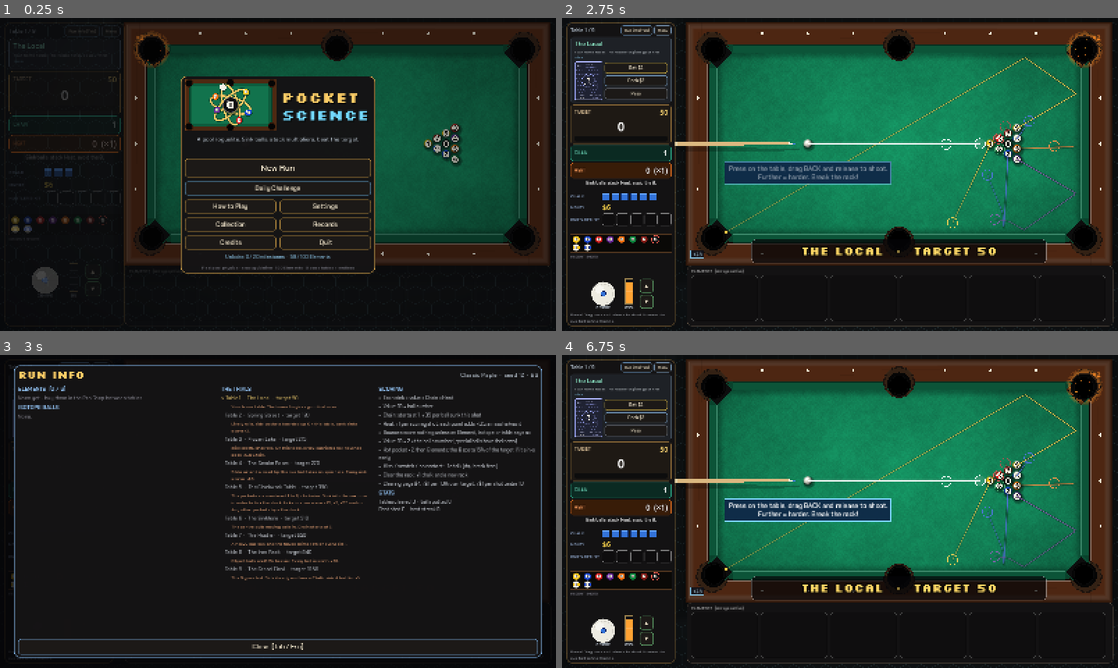
Above: before the commit, frames 1-4 (two rows, left to right).
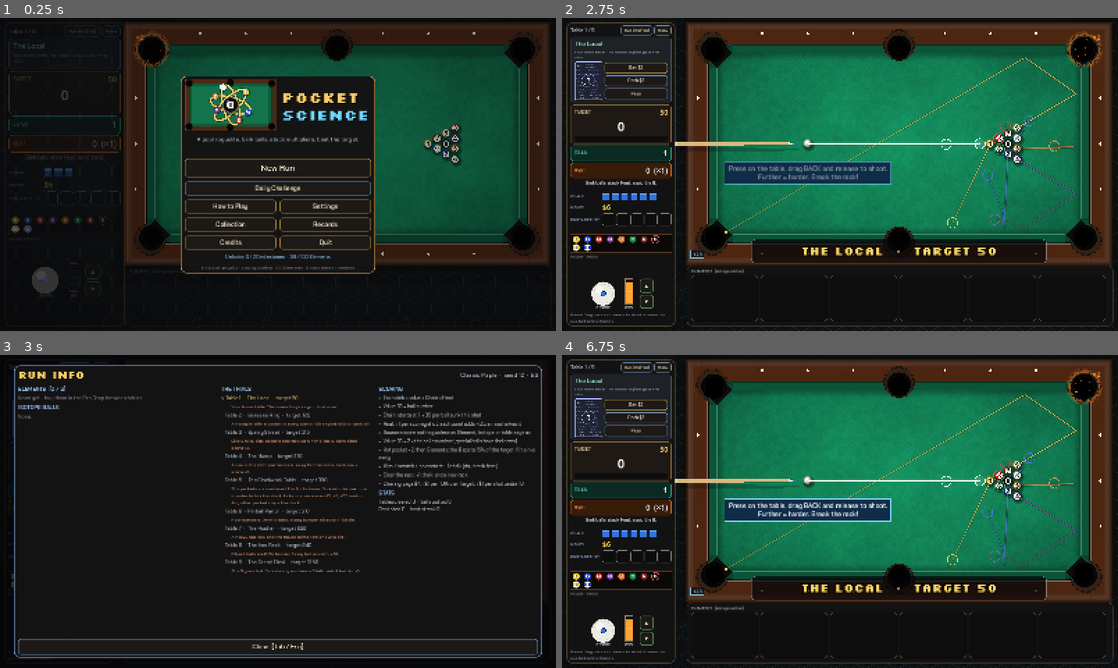
Above: after the commit, the same moments.

Repository: jordanbenjaminmitchell/pocket-science
Game: Godot game, scene res://main.tscn
Same seed, same stepped clock (60 frames per second), same inputs: the game is played once before the commit and once after it.
Inputs (mouse positions are in pixels of both pictures, inside the frame that each line leads up to):
- Up to frame 1 (0.25 s): no input
- Up to frame 2 (2.75 s): click "New Run" at 0.5 s; click (712, 77) at 1.27 s; type "12" at 1.35 s; click "Choose" at 2 s
- Up to frame 3 (3 s): click "Run info [Tab]" at 2.75 s
- Up to frame 4 (6.75 s): click "Bet $4" at 3.5 s; click "Peek $2" at 4.25 s; click "Pass" at 5 s; click "▲" at 5.75 s; click "▼" at 6.5 s

Frames 1-2 are identical in both runs. In frame 3, 3.4% of the frame differs, in the area x 40-67%, y 18-72%; in frame 4, nothing differs.

Commit message:
Shaped tables: polygon boards with 6 pockets (Hypotenuse, Benzene Ring, Golden Pentagon, L-Shell), their tracks, and the 40-board plan

Diff:
--- a/src/audio/sfx.gd
+++ b/src/audio/sfx.gd
@@ -26,7 +26,7 @@
 	"hump": "boards/the-hump.ogg", "nineball": "boards/rotation-night.ogg", "magnet": "boards/the-magnet-room.ogg",
 	"smoke": "boards/the-smoke-room.ogg", "blackice": "boards/black-ice.ogg", "tilted": "boards/the-tilted-table.ogg",
 	"two": "boards/two-pockets.ogg", "closing": "boards/closing-time.ogg", "iron": "boards/the-iron-rack.ogg",
-	"lights": "boards/lights-out.ogg", "hustler": "boards/the-hustler.ogg", "elements": "boards/the-element-table.ogg",
+	"lights": "boards/lights-out.ogg", "hustler": "boards/the-hustler.ogg", "elements": "boards/the-element-table.ogg", "hypotenuse": "boards/the-hypotenuse.ogg", "benzene": "boards/benzene-ring.ogg", "pentagon": "boards/golden-pentagon.ogg", "lshell": "boards/the-l-shell.ogg",
 	"final": "boards/the-grand-final.ogg",
 }
 
--- a/src/game/catalog.gd
+++ b/src/game/catalog.gd
@@ -292,6 +292,10 @@
 ## Every table is a boss. "tier" picks where it can appear; "lab" sets physics
 ## and art; "anomaly" names a special rule in RunState and Scorer.
 const BOSSES := {
+	"hypotenuse": {"name": "The Hypotenuse", "tier": 1, "lab": "standard", "anomaly": "", "shape": "hypotenuse", "desc": "A right-angled triangle: three corner pockets and one in the middle of each side. Every bank is a new angle."},
+	"benzene": {"name": "Benzene Ring", "tier": 1, "lab": "standard", "anomaly": "", "shape": "benzene", "desc": "A hexagon with a pocket in every corner. Six angled rails to bank off."},
+	"pentagon": {"name": "Golden Pentagon", "tier": 2, "lab": "standard", "anomaly": "", "shape": "pentagon", "desc": "A pentagon in golden-ratio proportions: five corner pockets and one in the long bottom rail."},
+	"lshell": {"name": "The L-Shell", "tier": 2, "lab": "standard", "anomaly": "", "shape": "lshell", "desc": "An L-shaped table. The inside corner turns every bank into a new puzzle."},
 	"local": {"name": "The Local", "tier": 0, "lab": "standard", "anomaly": "", "desc": "Your home table. The house forgives your first miss."},
 	"frozen": {"name": "Frozen Lake", "tier": 1, "lab": "cryo", "anomaly": "", "desc": "Slick cloth, long rolls. On this table, every cushion a ball touches adds +0.5 Chain."},
 	"spring_st": {"name": "Spring Street", "tier": 1, "lab": "spring", "anomaly": "sealed", "desc": "Lively rails, side pockets boarded up. On this table, bank sinks score ×2."},
@@ -314,6 +318,19 @@
 	"hustler": {"name": "The Hustler", "tier": 3, "lab": "magnetlab", "anomaly": "heavycue", "desc": "A heavy cue ball, and the house skims 15% of every sink."},
 	"elements": {"name": "The Clockwork Table", "tier": 9, "lab": "element", "anomaly": "elements", "desc": "The pockets are numbered 1 to 6, clockwise. Sink into the next one in order to tick the clock: ticks in a row score ×1.5, ×2, ×2.5 and on. Any other pocket stops the clock."},
 	"final": {"name": "The Grand Final", "tier": 9, "lab": "final", "anomaly": "cursed8", "desc": "The 8 goes last. Sink it early and lose a Chalk; sink it last for ×5."},
+}
+
+## Shaped tables: polygon corners in the 1000 x 500 frame, the six pockets in
+## order ({"v": corner} or {"e": edge, "t": how far along}), and the rack's apex.
+const SHAPES := {
+	"hypotenuse": {"verts": [Vector2(0, 0), Vector2(1000, 500), Vector2(0, 500)],
+		"pockets": [{"v": 0}, {"e": 2, "t": 0.5}, {"v": 1}, {"v": 2}, {"e": 1, "t": 0.5}, {"e": 0, "t": 0.5}], "foot": Vector2(470, 400)},
+	"benzene": {"verts": [Vector2(150, 0), Vector2(850, 0), Vector2(1000, 250), Vector2(850, 500), Vector2(150, 500), Vector2(0, 250)],
+		"pockets": [{"v": 0}, {"v": 1}, {"v": 2}, {"v": 3}, {"v": 4}, {"v": 5}], "foot": Vector2(700, 250)},
+	"pentagon": {"verts": [Vector2(500, 0), Vector2(1000, 190), Vector2(810, 500), Vector2(190, 500), Vector2(0, 190)],
+		"pockets": [{"v": 0}, {"v": 1}, {"v": 2}, {"e": 2, "t": 0.5}, {"v": 3}, {"v": 4}], "foot": Vector2(640, 280)},
+	"lshell": {"verts": [Vector2(0, 0), Vector2(420, 0), Vector2(420, 170), Vector2(1000, 170), Vector2(1000, 500), Vector2(0, 500)],
+		"pockets": [{"v": 0}, {"v": 1}, {"v": 3}, {"v": 5}, {"e": 4, "t": 0.5}, {"v": 4}], "foot": Vector2(720, 330)},
 }
 
 ## Clockwork Table: the pockets in clock order (top-left, top, top-right, then round).
--- a/src/game/run_state.gd
+++ b/src/game/run_state.gd
@@ -975,7 +975,13 @@
 ## Single source of truth for how the current table plays, shared by the game,
 ## the bots and the tests.
 func build_layout() -> TableLayout:
-	var layout := TableLayout.new().build(pocket_scale(), closed_pockets())
+	var layout := TableLayout.new()
+	var sh_id: String = str(Catalog.BOSSES.get(current().get("id", ""), {}).get("shape", ""))
+	if sh_id != "" and Catalog.SHAPES.has(sh_id):
+		var sd: Dictionary = Catalog.SHAPES[sh_id]
+		layout.build_shape(sd.verts, sd.pockets, pocket_scale(), closed_pockets(), sd.foot)
+	else:
+		layout.build(pocket_scale(), closed_pockets())
 	for k in table_mods.get("covered", []):
 		layout.pockets[k].closed = true
 		var opp: int = 5 - int(k)
--- a/src/sim/pool_sim.gd
+++ b/src/sim/pool_sim.gd
@@ -632,7 +632,7 @@
 
 
 func is_clear_spot(p: Vector2, ignore: int = -1) -> bool:
-	if p.x < R or p.y < R or p.x > TableLayout.W - R or p.y > TableLayout.H - R:
+	if not layout.contains(p, R):
 		return false
 	for j in pos.size():
 		if j != ignore and alive[j] == 1 and pos[j].distance_to(p) < R * 2.05:
--- a/src/sim/rack.gd
+++ b/src/sim/rack.gd
@@ -4,11 +4,13 @@
 
 const FOOT := Vector2(TableLayout.W * 0.75, TableLayout.H * 0.5)
 const HEAD := Vector2(TableLayout.W * 0.25, TableLayout.H * 0.5)
+## Where this table's rack goes (shaped tables move it to fit).
+static var _foot := FOOT
 
 
 static func _slot(row: int, col: int) -> Vector2:
 	var gap := TableLayout.R * 2.0 + 0.35
-	return FOOT + Vector2(row * gap * 0.8660254, (col - row * 0.5) * gap)
+	return _foot + Vector2(row * gap * 0.8660254, (col - row * 0.5) * gap)
 
 
 const MAX_BALLS := 21   # six rows of triangle
@@ -17,6 +19,7 @@
 ## Racks a ball set in a triangle: the 1 at the apex when present, the 8 in the
 ## middle, the rest shuffled. Sets larger than 15 add a sixth row.
 static func build(sim: PoolSim, rng: RandomNumberGenerator, balls: Array = []) -> void:
+	_foot = sim.layout.foot if sim.layout != null else FOOT
 	var slots: Array[Vector2] = []
 	for r in 6:
 		for c in r + 1:
--- a/src/sim/table_layout.gd
+++ b/src/sim/table_layout.gd
@@ -19,6 +19,10 @@
 ## Linked pairs {a, b}: a ball entering one end leaves the other at the same speed.
 var portals: Array[Dictionary] = []
 const PORTAL_R := 16.0
+## Shaped tables: the playfield polygon (empty for the standard rectangle), and
+## where the rack's apex sits.
+var shape := PackedVector2Array()
+var foot := Vector2(W * 0.75, H * 0.5)
 const BUMPER_R := 18.0
 
 
@@ -84,6 +88,102 @@
 	return self
 
 
+## A polygon table inside the W x H frame. `spots` lists six pockets in order:
+## {"v": i} for a pocket in corner i, or {"e": i, "t": 0..1} for one along edge i
+## (from vertex i to i + 1). A pocket in `closed` is boarded up.
+func build_shape(verts: Array, spots: Array, scale: float = 1.0, closed: Array[int] = [], foot_at: Vector2 = Vector2(W * 0.75, H * 0.5)) -> TableLayout:
+	pocket_scale = scale
+	closed_pockets = closed
+	segments.clear()
+	pockets.clear()
+	shape = PackedVector2Array(verts)
+	foot = foot_at
+	var n_v := verts.size()
+	var cm := 41.0 * scale
+	var sh := 29.0 * scale
+	var jl := 25.0
+	# Which way is inside: the sign of the polygon's area.
+	var area := 0.0
+	for i in n_v:
+		var a0: Vector2 = verts[i]
+		var b0: Vector2 = verts[(i + 1) % n_v]
+		area += a0.x * b0.y - b0.x * a0.y
+	var flip := -1.0 if area < 0.0 else 1.0
+	var normals: Array = []
+	for i in n_v:
+		var t: Vector2 = ((verts[(i + 1) % n_v] as Vector2) - (verts[i] as Vector2)).normalized()
+		normals.append(Vector2(-t.y, t.x) * flip)
+	# Gaps cut out of each edge, as distances from its start.
+	var cuts: Array = []
+	for i in n_v:
+		cuts.append([])
+	for k in spots.size():
+		var sp: Dictionary = spots[k]
+		var open := not closed_pockets.has(k)
+		if sp.has("v"):
+			var vi: int = sp.v
+			var v: Vector2 = verts[vi]
+			var prev: Vector2 = verts[(vi - 1 + n_v) % n_v]
+			var nxt: Vector2 = verts[(vi + 1) % n_v]
+			var inward: Vector2 = ((normals[(vi - 1 + n_v) % n_v] as Vector2) + (normals[vi] as Vector2)).normalized()
+			_add_pocket(v - inward * 11.0, 29.0 * scale, false, inward)
+			if open:
+				var len_prev := v.distance_to(prev)
+				(cuts[(vi - 1 + n_v) % n_v] as Array).append([len_prev - cm, len_prev])
+				(cuts[vi] as Array).append([0.0, cm])
+				var ca := v + (prev - v).normalized() * cm
+				var cb := v + (nxt - v).normalized() * cm
+				var back := -inward * jl
+				pockets[k]["mouth"] = PackedVector2Array([ca, ca + back, cb + back, cb])
+				_add_seg(ca, ca + back, v)
+				_add_seg(cb, cb + back, v)
+		else:
+			var ei: int = sp.e
+			var a: Vector2 = verts[ei]
+			var b: Vector2 = verts[(ei + 1) % n_v]
+			var tan := (b - a).normalized()
+			var n: Vector2 = normals[ei]
+			var p := a + (b - a) * float(sp.t)
+			_add_pocket(p - n * 14.0, 27.5 * scale, true, n)
+			if open:
+				var d := a.distance_to(p)
+				(cuts[ei] as Array).append([d - sh, d + sh])
+				var outp := p - n * 6.0
+				pockets[k]["mouth"] = PackedVector2Array([p - tan * sh, p - tan * (sh - 5.0) - n * jl, p + tan * (sh - 5.0) - n * jl, p + tan * sh])
+				_add_seg(p - tan * sh, p - tan * (sh - 5.0) - n * jl, outp)
+				_add_seg(p + tan * sh, p + tan * (sh - 5.0) - n * jl, outp)
+		pockets[k]["closed"] = not open
+	# The cushions: each edge minus its gaps.
+	for i in n_v:
+		var a: Vector2 = verts[i]
+		var b: Vector2 = verts[(i + 1) % n_v]
+		var length := a.distance_to(b)
+		var tan := (b - a) / length
+		var gaps: Array = cuts[i]
+		gaps.sort_custom(func(x, y): return x[0] < y[0])
+		var at := 0.0
+		for g in gaps:
+			if float(g[0]) > at + 1.0:
+				segments.append({"a": a + tan * at, "b": a + tan * float(g[0]), "n": normals[i]})
+			at = maxf(at, float(g[1]))
+		if at < length - 1.0:
+			segments.append({"a": a + tan * at, "b": b, "n": normals[i]})
+	return self
+
+
+## True if p is on the playfield, at least `margin` inside any edge.
+func contains(p: Vector2, margin: float = 0.0) -> bool:
+	if shape.is_empty():
+		return p.x >= margin and p.y >= margin and p.x <= W - margin and p.y <= H - margin
+	if not Geometry2D.is_point_in_polygon(p, shape):
+		return false
+	for i in shape.size():
+		var q := Geometry2D.get_closest_point_to_segment(p, shape[i], shape[(i + 1) % shape.size()])
+		if q.distance_to(p) < margin:
+			return false
+	return true
+
+
 func _add_pocket(p: Vector2, r: float, side: bool, dir: Vector2) -> void:
 	var index := pockets.size()
 	pockets.append({"pos": p, "r": r, "side": side, "dir": dir, "closed": closed_pockets.has(index)})
--- a/src/view/table_view.gd
+++ b/src/view/table_view.gd
@@ -399,12 +399,21 @@
 	# Cushion nose shading: a light lip right at the playfield edge.
 	var lip := felt_color.lightened(0.18)
 	var dark := felt_color.darkened(0.55)
+	var shaped := not layout.shape.is_empty()
+	if shaped:
+		# A shaped table: wood covers the frame outside the playfield.
+		var frame := PackedVector2Array([Vector2(-CUSHION, -CUSHION), Vector2(W + CUSHION, -CUSHION), Vector2(W + CUSHION, H + CUSHION), Vector2(-CUSHION, H + CUSHION)])
+		var grown: PackedVector2Array = Geometry2D.offset_polygon(layout.shape, CUSHION)[0]
+		for piece in Geometry2D.clip_polygons(frame, grown):
+			if not Geometry2D.is_polygon_clockwise(piece):
+				c.draw_colored_polygon(piece, rail_color.darkened(0.15))
+		c.draw_polyline(grown + PackedVector2Array([grown[0]]), rail_color.lightened(0.3), 3.0, true)
 	for seg in layout.segments:
 		var a: Vector2 = seg.a
 		var b: Vector2 = seg.b
 		var n: Vector2 = seg.n
 		var is_rail := absf(n.x) < 0.01 or absf(n.y) < 0.01
-		if is_rail and (a.x == b.x or a.y == b.y):
+		if (is_rail and (a.x == b.x or a.y == b.y)) or (shaped and a.distance_to(b) > 28.0):
 			var poly := PackedVector2Array([a, b, b - n * CUSHION, a - n * CUSHION])
 			c.draw_colored_polygon(poly, felt_color.darkened(0.22))
 			c.draw_line(a - n * CUSHION, b - n * CUSHION, dark, 2.0)
--- a/tests/test_guideline.gd
+++ b/tests/test_guideline.gd
@@ -35,12 +35,14 @@
 
 func _aim_at(number: int) -> void:
 	var s: PoolSim = g.sim
-	s.pos[0] = Vector2(300, 250)
+	# On a shaped table, line the two balls up just ahead of its rack spot.
+	var base := Vector2(600, 250) if s.layout.shape.is_empty() else s.layout.foot + Vector2(-60, 0)
+	s.pos[0] = base + Vector2(-300, 0)
 	var i := s.index_of(number)
 	for k in s.count():
 		if k != 0 and k != i:
 			s.alive[k] = 0
-	s.pos[i] = Vector2(600, 250)
+	s.pos[i] = base
 	g.view.update_balls(s)
 	g.fine_aim = true
 	g.aim_dir = Vector2.RIGHT
--- a/tools/capture.gd
+++ b/tools/capture.gd
@@ -63,6 +63,13 @@
 			var res: Dictionary = Scorer.score(ctx)
 			game._apply_tally_line(res.lines[0], 1)
 			await _frames(int(OS.get_environment("PS_EQ_FRAMES")) if OS.get_environment("PS_EQ_FRAMES") != "" else 75)
+		"board":
+			# Any board as the first table: PS_BOARD=hypotenuse and so on.
+			game._new_run()
+			game.run.plan[0] = game.run._table_entry(OS.get_environment("PS_BOARD"), 50)
+			game._setup_table()
+			game._enter_aim()
+			await _frames(40)
 		"settings":
 			game._show_settings(game._show_title)
 			await _frames(4)
Not shown, added: assets/music/boards/benzene-ring.ogg.import
Not shown, added: assets/music/boards/golden-pentagon.ogg.import
Not shown, added: assets/music/boards/the-hypotenuse.ogg.import
Not shown, added: assets/music/boards/the-l-shell.ogg.import
Not shown, added: assets/music/boards/benzene-ring.ogg
Not shown, added: assets/music/boards/golden-pentagon.ogg
Not shown, added: assets/music/boards/the-hypotenuse.ogg
Not shown, added: assets/music/boards/the-l-shell.ogg
Not shown, changed: docs/TABLES_SCIENCE.md
Not shown, changed: docs/card-art/NEEDED.md
